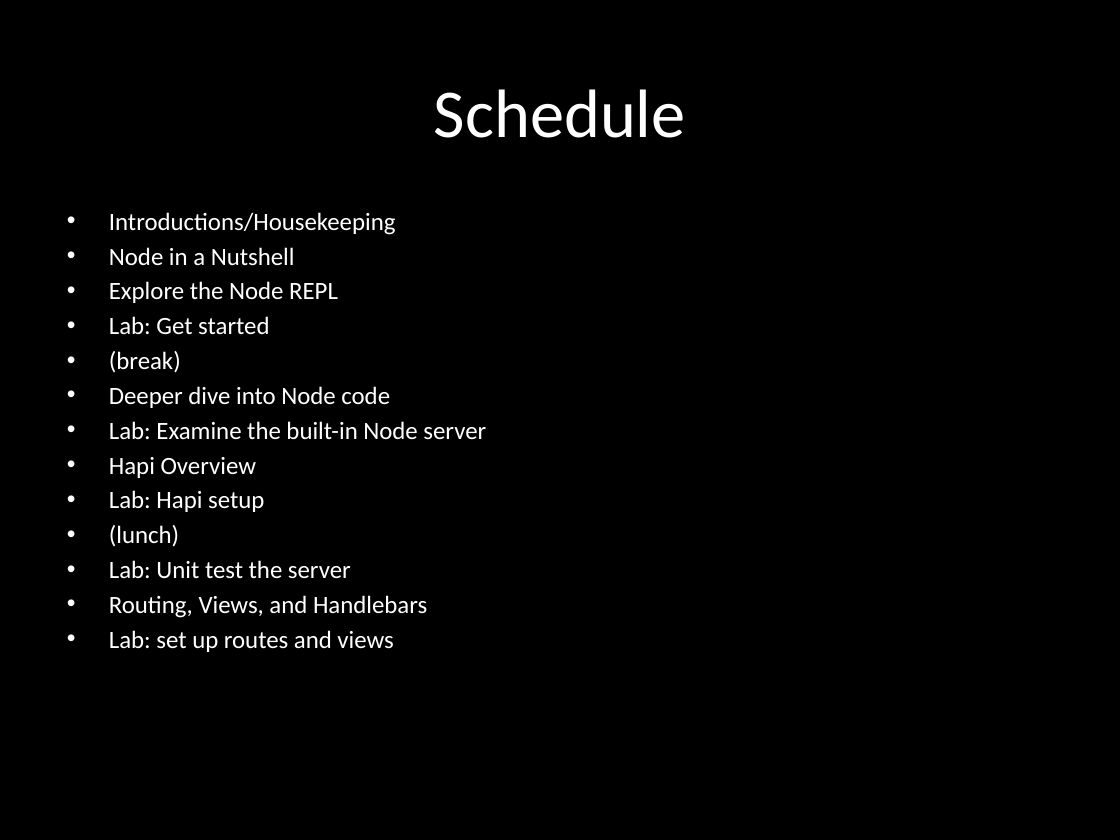
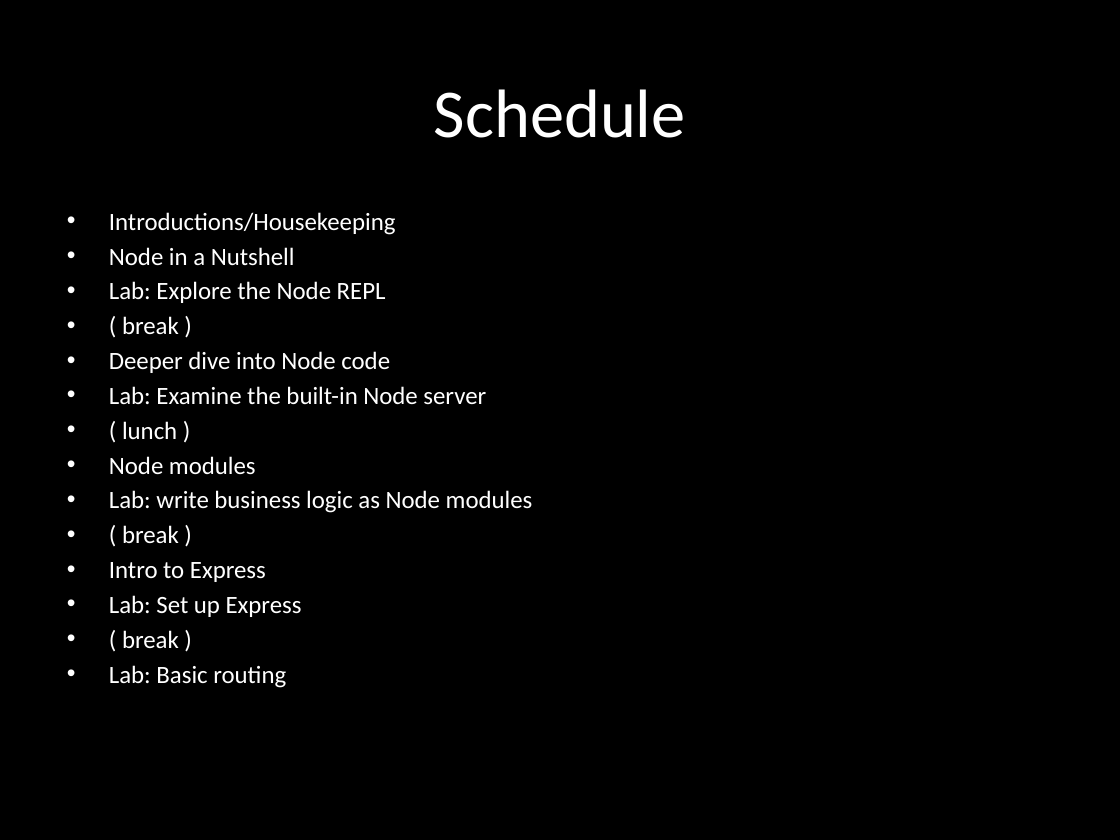
Before and after one commit to eliasjames/training-node-backbone, a slide deck: slide 2 of slides/Node & Backbone Slides Day 1.pptx. Drawn at 1120x840 pixels with LibreOffice and Linux fonts; fonts in the diff are those of the drawing. Boxes give left, top, right and bottom in pixels: in the first picture for what was removed or moved away, otherwise in the second. Text is boxed around its words. In the diff, an @@ line names an element or a change of style, - is before the commit and + after.

```diff
--- a/slides/Node & Backbone Slides Day 1.pptx
+++ b/slides/Node & Backbone Slides Day 1.pptx
@@ subtitle at <box>109,281,386,334</box>: text changed @@
-• Explore the Node REPL
-• Lab: Get started
-• (break)
+• Lab: Explore the Node REPL
+• ( break )
@@ subtitle at <box>109,421,533,688</box>: text changed @@
-• Hapi Overview
-• Lab: Hapi setup
-• (lunch)
-• Lab: Unit test the server
-• Routing, Views, and Handlebars
-• Lab: set up routes and views
+• ( lunch )
+• Node modules
+• Lab: write business logic as Node modules
+• ( break )
+• Intro to Express
+• Lab: Set up Express
+• ( break )
+• Lab: Basic routing
```
Also in this commit, not shown: 7 other slides changed, 2 slides added, 12 slides removed, 8 other files.
